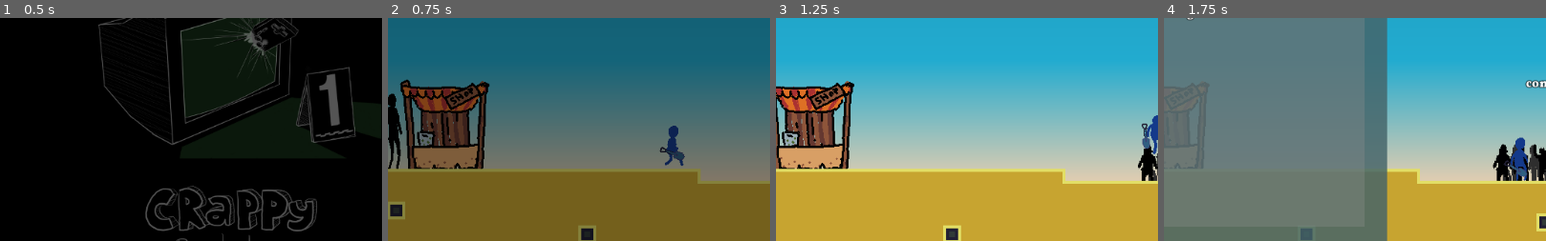
Above: before the commit, frames 1-4 (left to right).
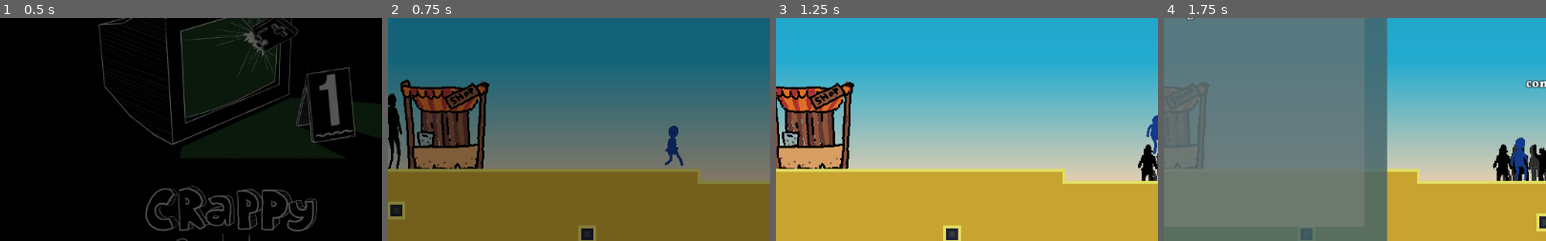
Above: after the commit, the same moments.

Repository: Eptwalabha/ld48
Game: Godot game, scene res://scenes/splash-screen/SplashScreen.tscn
Two runs of this game, one before a commit and one after it. Both use one fixed random seed, a clock stepped at 60 frames per second and the inputs below.
Inputs (mouse positions are % of the whole screen's width and height, from its top left):
- Up to frame 1 (0.5 s): no input
- Up to frame 2 (0.75 s): tap Enter (ui_accept) at 0.5 s; move the mouse to (72, 45) at 0.52 s; hold Right (move_right) from 0.53 s (still down); tap E (action) at 0.6 s; click (72, 45) at 0.67 s
- Up to frame 3 (1.25 s): keep holding Right (move_right); tap Space (move_jump) at 0.77 s
- Up to frame 4 (1.75 s): release Right (move_right) at 1.25 s; drag from (30, 55) to (75, 60) at 1.27 s
The pictures show only the part of the screen within x 20-70%, y 32-82%; the shares and areas given below are measured in that part.

Frame 1 is identical in both runs. In frame 2, 0.1% of the frame differs, in the area x 71-78%, y 57-64%; in frame 3, 0.2%, in the area x 95-98%, y 47-59%; in frame 4, 0.1%.

Commit message:
fix (and broke) shop menu + don't display shovel until unlocked

Diff:
--- a/scenes/game-autoload.gd
+++ b/scenes/game-autoload.gd
@@ -37,8 +37,8 @@
 
 var player_money = 10
 var player_tools = {
-	"shovel": TOOL_QUALITY.BASIC,
-	"bucket": TOOL_QUALITY.BASIC,
+	"shovel": TOOL_QUALITY.SUPER,
+	"bucket": TOOL_QUALITY.SUPER,
 	"explosive": 20
 }
 
--- a/scenes/levels/map/HubLevel.gd
+++ b/scenes/levels/map/HubLevel.gd
@@ -75,3 +75,7 @@
 		fade(false)
 		yield(self, "fadeout_end")
 		var _osef = get_tree().change_scene("res://scenes/levels/map/ContestLevel.tscn")
+
+
+func _on_MenuShop_update_player_equipment():
+	$Player.initialize_tools()
--- a/scenes/levels/map/HubLevel.tscn
+++ b/scenes/levels/map/HubLevel.tscn
@@ -67,5 +67,6 @@
 visible = false
 
 [connection signal="close_menu" from="CanvasLayer/MenuShop" to="." method="_on_MenuShop_close_menu"]
+[connection signal="update_player_equipment" from="CanvasLayer/MenuShop" to="." method="_on_MenuShop_update_player_equipment"]
 [connection signal="close_menu" from="CanvasLayer/MenuContest" to="." method="_on_MenuContest_close_menu"]
 [connection signal="enter_contest" from="CanvasLayer/MenuContest" to="." method="_on_MenuContest_enter_contest"]
--- a/scenes/player/Player.gd
+++ b/scenes/player/Player.gd
@@ -58,12 +58,24 @@
 	gravity.y = 2 * (h / d)
 	jump = (h / d) * j_duration
 
+func _reset_tools() -> void:
+	shovel = null
+	bucket = null
+	explosive = null
+	current_tool = null
+	has_shovel = false
+	has_bucket = false
+	has_explosive = false
+	for a_tool in $Tools.get_children():
+		$Tools.remove_child(a_tool)
+
 func initialize_tools() -> void:
+	_reset_tools()
 	if GameAutoload.unlocked["shovel"]:
 		shovel = ShovelScene.instance()
 		shovel.initialize(GameAutoload.player_tools["shovel"])
 		shovel.connect("throw", self, "_on_Shovel_throw")
-		add_child(shovel)
+		$Tools.add_child(shovel)
 		available_tools.push_back(GameAutoload.TOOL_TYPE.SHOVEL)
 		current_tool = shovel
 		has_shovel = true
@@ -72,7 +84,7 @@
 		bucket.initialize(GameAutoload.player_tools["bucket"])
 		bucket.connect("fill", self, "_on_Bucket_fill")
 		bucket.connect("empty", self, "_on_Bucket_empty")
-		add_child(bucket)
+		$Tools.add_child(bucket)
 		available_tools.push_back(GameAutoload.TOOL_TYPE.BUCKET)
 		current_tool = bucket
 		has_bucket = true
@@ -80,10 +92,12 @@
 		explosive = ExplosiveScene.instance()
 		explosive.initialize(GameAutoload.player_tools["explosive"])
 		explosive.connect("spawn", self, "_on_Explosive_spawn")
-		add_child(explosive)
+		$Tools.add_child(explosive)
 		available_tools.push_back(GameAutoload.TOOL_TYPE.EXPLOSIVE)
 		current_tool = explosive
 		has_explosive = true
+
+	$Pivot/SpadePivot/spade.visible = has_shovel
 
 func set_control(control: bool) -> void:
 	can_move = control
--- a/scenes/player/Player.tscn
+++ b/scenes/player/Player.tscn
@@ -4,83 +4,82 @@
 [ext_resource path="res://assets/images/spade.png" type="Texture" id=2]
 [ext_resource path="res://assets/images/player.png" type="Texture" id=4]
 
-[sub_resource type="AtlasTexture" id=24]
+[sub_resource type="AtlasTexture" id=1]
 atlas = ExtResource( 4 )
 region = Rect2( 0, 0, 64, 128 )
 
-[sub_resource type="AtlasTexture" id=25]
+[sub_resource type="AtlasTexture" id=2]
 atlas = ExtResource( 4 )
 region = Rect2( 64, 0, 64, 128 )
 
-[sub_resource type="AtlasTexture" id=34]
+[sub_resource type="AtlasTexture" id=3]
+atlas = ExtResource( 4 )
+region = Rect2( 64, 128, 64, 128 )
+
+[sub_resource type="AtlasTexture" id=4]
 atlas = ExtResource( 4 )
 region = Rect2( 128, 128, 64, 128 )
 
-[sub_resource type="AtlasTexture" id=31]
+[sub_resource type="AtlasTexture" id=5]
 atlas = ExtResource( 4 )
 region = Rect2( 128, 128, 64, 128 )
 
-[sub_resource type="AtlasTexture" id=32]
+[sub_resource type="AtlasTexture" id=6]
 atlas = ExtResource( 4 )
 region = Rect2( 192, 128, 64, 128 )
 
-[sub_resource type="AtlasTexture" id=33]
+[sub_resource type="AtlasTexture" id=7]
+atlas = ExtResource( 4 )
+region = Rect2( 128, 0, 64, 128 )
+
+[sub_resource type="AtlasTexture" id=8]
+atlas = ExtResource( 4 )
+region = Rect2( 192, 0, 64, 128 )
+
+[sub_resource type="AtlasTexture" id=9]
+atlas = ExtResource( 4 )
+region = Rect2( 0, 128, 64, 128 )
+
+[sub_resource type="AtlasTexture" id=10]
 atlas = ExtResource( 4 )
 region = Rect2( 64, 128, 64, 128 )
 
-[sub_resource type="AtlasTexture" id=26]
-atlas = ExtResource( 4 )
-region = Rect2( 128, 0, 64, 128 )
-
-[sub_resource type="AtlasTexture" id=27]
-atlas = ExtResource( 4 )
-region = Rect2( 192, 0, 64, 128 )
-
-[sub_resource type="AtlasTexture" id=28]
-atlas = ExtResource( 4 )
-region = Rect2( 0, 128, 64, 128 )
-
-[sub_resource type="AtlasTexture" id=29]
-atlas = ExtResource( 4 )
-region = Rect2( 64, 128, 64, 128 )
-
-[sub_resource type="SpriteFrames" id=30]
+[sub_resource type="SpriteFrames" id=11]
 animations = [ {
-"frames": [ SubResource( 24 ), SubResource( 25 ) ],
+"frames": [ SubResource( 1 ), SubResource( 2 ) ],
 "loop": true,
 "name": "idle",
 "speed": 2.0
 }, {
-"frames": [ SubResource( 34 ) ],
+"frames": [ SubResource( 3 ) ],
+"loop": true,
+"name": "wallride",
+"speed": 5.0
+}, {
+"frames": [ SubResource( 4 ) ],
 "loop": true,
 "name": "dig",
 "speed": 5.0
 }, {
-"frames": [ SubResource( 31 ), SubResource( 32 ) ],
+"frames": [ SubResource( 5 ), SubResource( 6 ) ],
 "loop": true,
 "name": "jump",
 "speed": 3.0
 }, {
-"frames": [ SubResource( 33 ) ],
-"loop": true,
-"name": "wallride",
-"speed": 5.0
-}, {
-"frames": [ SubResource( 26 ), SubResource( 27 ), SubResource( 28 ), SubResource( 29 ) ],
+"frames": [ SubResource( 7 ), SubResource( 8 ), SubResource( 9 ), SubResource( 10 ) ],
 "loop": true,
 "name": "run",
 "speed": 5.0
 } ]
 
-[sub_resource type="CapsuleShape2D" id=1]
+[sub_resource type="CapsuleShape2D" id=12]
 radius = 13.0
 height = 16.0
 
-[sub_resource type="RayShape2D" id=2]
+[sub_resource type="RayShape2D" id=13]
 length = 16.0
 
-[sub_resource type="Animation" id=3]
-resource_name = "dig"
+[sub_resource type="Animation" id=14]
 length = 0.6
 tracks/0/type = "value"
 tracks/0/path = NodePath("Pivot/SpadePivot:position")
@@ -169,8 +168,7 @@
 "values": [ Vector2( 5.96046e-08, -26.5 ), Vector2( 5.96046e-08, -25 ), Vector2( -1.5, -27.5 ) ]
 }
 
-[sub_resource type="Animation" id=4]
-resource_name = "idle"
+[sub_resource type="Animation" id=15]
 length = 1.4
 loop = true
 tracks/0/type = "value"
@@ -246,8 +244,7 @@
 "values": [ Vector2( -0.75, -30.5 ) ]
 }
 
-[sub_resource type="Animation" id=5]
-resource_name = "jump"
+[sub_resource type="Animation" id=16]
 length = 0.8
 loop = true
 tracks/0/type = "value"
@@ -311,8 +308,7 @@
 "values": [ 0.0, -5.70795, 6.95068, 0.0 ]
 }
 
-[sub_resource type="Animation" id=6]
-resource_name = "move"
+[sub_resource type="Animation" id=17]
 length = 0.8
 loop = true
 tracks/0/type = "value"
@@ -376,8 +372,7 @@
 "values": [ -46.8196, -86.1546, -46.8196 ]
 }
 
-[sub_resource type="Animation" id=7]
-resource_name = "wallriding"
+[sub_resource type="Animation" id=18]
 tracks/0/type = "value"
 tracks/0/path = NodePath("Pivot/AnimatedSprite:animation")
 tracks/0/interp = 1
@@ -487,8 +482,9 @@
 modulate = Color( 0.0823529, 0.231373, 0.54902, 1 )
 position = Vector2( -0.75, -30.5 )
 scale = Vector2( 0.5, 0.5 )
-frames = SubResource( 30 )
+frames = SubResource( 11 )
 animation = "idle"
+frame = 1
 playing = true
 
 [node name="SpadePivot" type="Node2D" parent="Pivot"]
@@ -543,19 +539,21 @@
 collision_mask = 2
 
 [node name="AnimationPlayer" type="AnimationPlayer" parent="."]
-anims/dig = SubResource( 3 )
-anims/idle = SubResource( 4 )
-anims/jump = SubResource( 5 )
-anims/move = SubResource( 6 )
-anims/wallriding = SubResource( 7 )
+anims/dig = SubResource( 14 )
+anims/idle = SubResource( 15 )
+anims/jump = SubResource( 16 )
+anims/move = SubResource( 17 )
+anims/wallriding = SubResource( 18 )
 
 [node name="AnimationTree" type="AnimationTree" parent="."]
-tree_root = SubResource( 22 )
+tree_root = SubResource( 33 )
 anim_player = NodePath("../AnimationPlayer")
-parameters/playback = SubResource( 23 )
+parameters/playback = SubResource( 34 )
 parameters/conditions/grounded = false
 parameters/conditions/moving = false
 parameters/conditions/not_grounded = false
 parameters/conditions/not_moving = false
 parameters/conditions/not_wallriding = false
 parameters/conditions/wallriding = false
+
+[node name="Tools" type="Node" parent="."]
--- a/scenes/ui/MenuShop.gd
+++ b/scenes/ui/MenuShop.gd
@@ -1,4 +1,6 @@
 class_name MenuShop extends UIMenu
+
+signal update_player_equipment
 
 onready var dialog = $Dialog
 onready var dialog_item = $Dialog/Item
@@ -14,6 +16,11 @@
 onready var selection = $MarginContainer/CenterContainer/Control/Control/Selection
 
 var current_selection = null
+
+enum ITEM_STATE {
+	PURCHASABLE,
+	OWNED
+}
 
 func _ready():
 	visible = false
@@ -78,7 +85,7 @@
 				return target_quality == GameAutoload.TOOL_QUALITY.BASIC
 			else:
 				var current_quality = GameAutoload.player_tools[item_type]
-				return current_quality + 1 >= target_quality
+				return current_quality + 1 == target_quality
 		"bucket":
 			if !GameAutoload.unlocked["shovel"]:
 				return false
@@ -86,7 +93,7 @@
 				return target_quality == GameAutoload.TOOL_QUALITY.BASIC
 			else:
 				var current_quality = GameAutoload.player_tools[item_type]
-				return current_quality + 1 >= target_quality
+				return current_quality + 1 == target_quality
 		"explosive":
 			return GameAutoload.unlocked["explosive"]
 	return false
@@ -138,6 +145,7 @@
 			GameAutoload.buy_item(type, quality)
 			update_btn_visiblity()
 			display_conversation("thank_you")
+			emit_signal("update_player_equipment")
 			current_selection = null
 		else:
 			display_conversation("not_enough_money")
Not shown: 2 places in scenes/player/Player.tscn that only renumber resources
